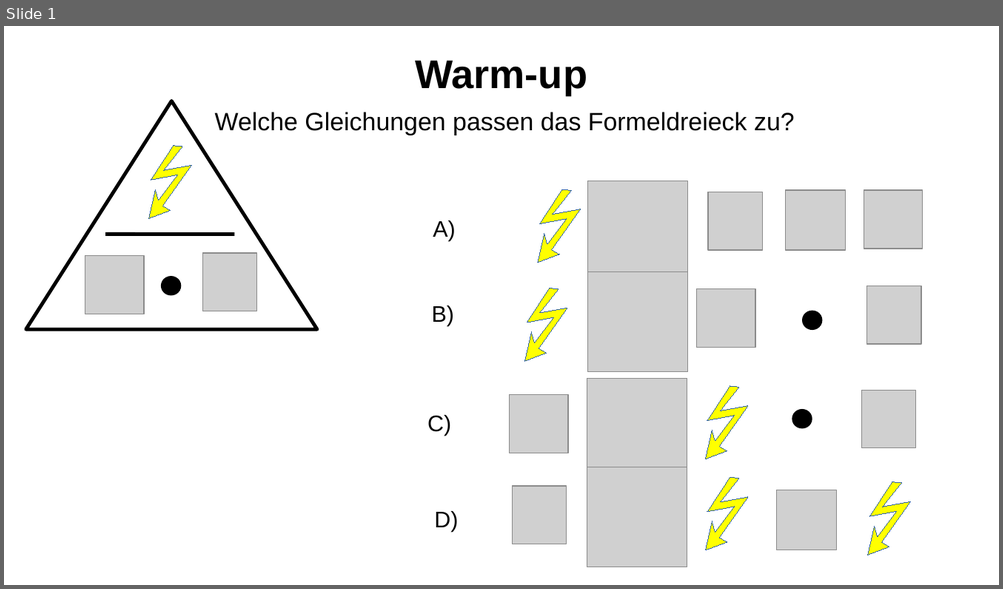
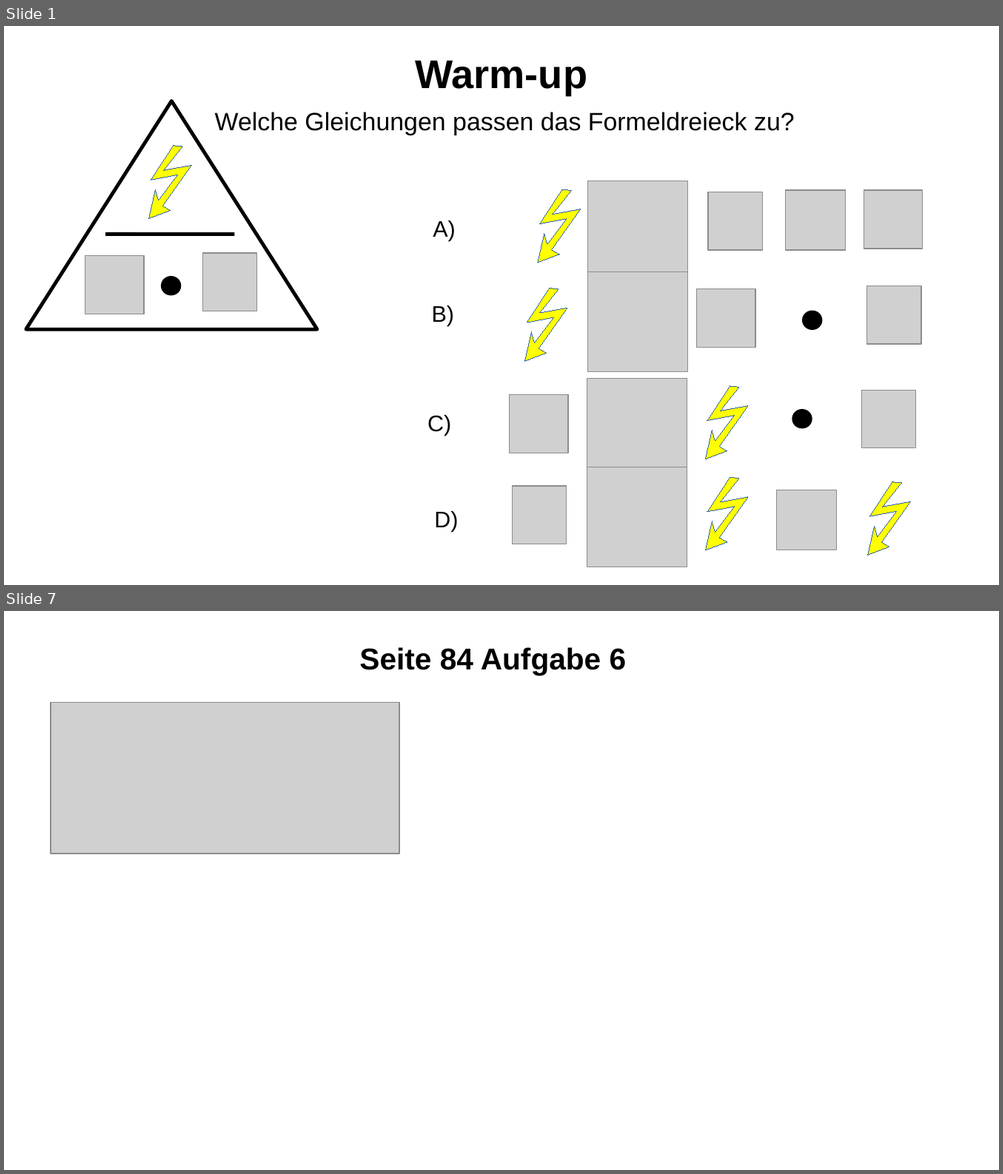
Before and after one commit to bearums/teaching, a slide deck: B5/Mathe/2024/B1/7er/Prozente/02/Warmup.odp. Shown one above the other, each under a label of ours: slide 1 before the commit, slides 1 and 7 after it; the slides between them are not shown. The pictures are 1003x589 and 1003x1174 pixels, drawn with LibreOffice and Linux fonts; fonts in the diff are those of the drawing; grey boxes stand for pictures. Boxes give left, top, right and bottom in pixels: in the first picture for what was removed or moved away, otherwise in the second. Text is boxed around its words. In the diff, an @@ line names an element or a change of style, - is before the commit and + after.

```diff
--- a/B5/Mathe/2024/B1/7er/Prozente/02/Warmup.odp
+++ b/B5/Mathe/2024/B1/7er/Prozente/02/Warmup.odp
@@ slide 7 added at (x1=4, y1=611, x2=999, y2=1170), background #FFFFFF @@
@@ text added at (x1=359, y1=647, x2=626, y2=675), 24 pt, text #000000, bold @@
+Seite 84 Aufgabe 6
@@ picture added at (x1=51, y1=702, x2=399, y2=854) @@
```
Also in this commit, not shown: 1 slide changed, 6 other slides added, 1 slide removed, 10 other files.
